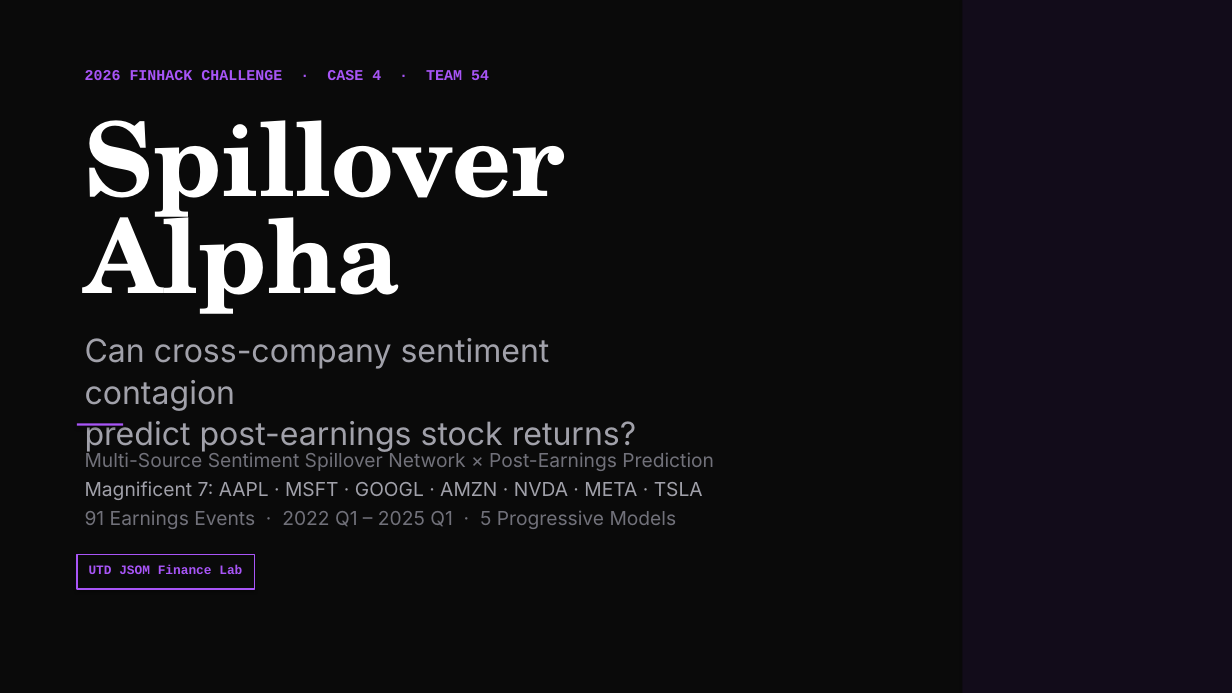
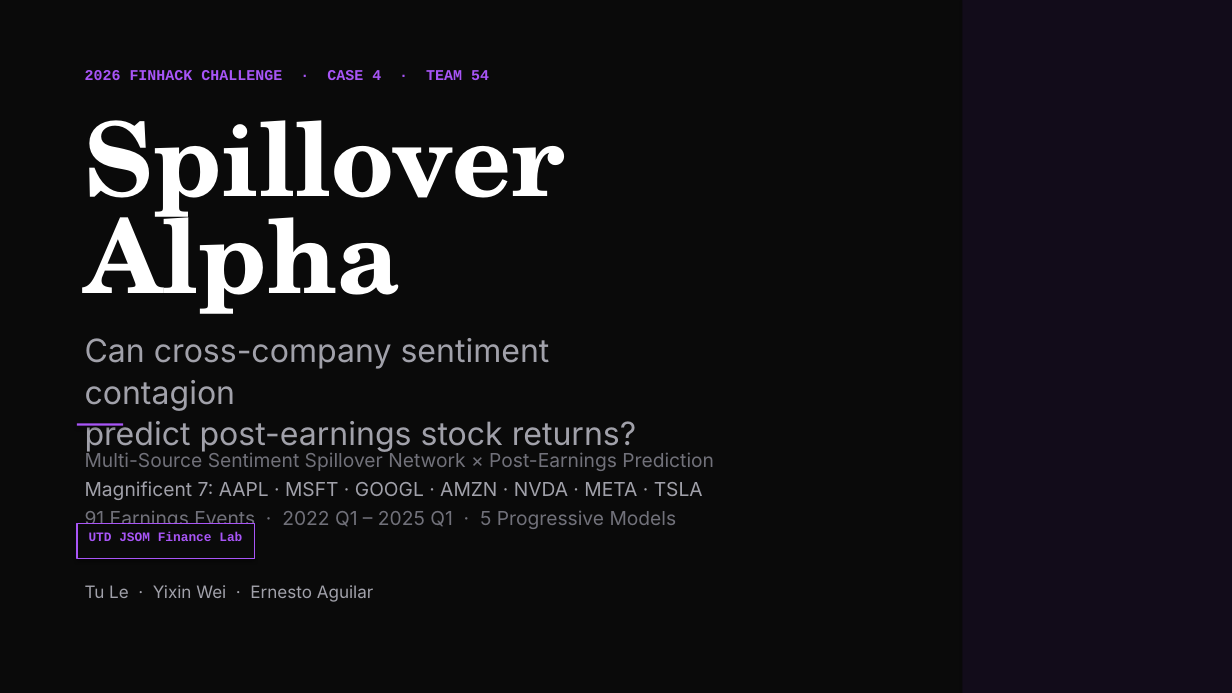
Before and after one commit to Rebas9512/hackathon2026, a slide deck: slide 1 of Spillover_Alpha_Opening.pptx. Drawn at 1232x693 pixels with LibreOffice and Linux fonts; fonts in the diff are those of the drawing. Boxes give left, top, right and bottom in pixels: in the first picture for what was removed or moved away, otherwise in the second. Text is boxed around its words. In the diff, an @@ line names an element or a change of style, - is before the commit and + after.

```diff
--- a/Spillover_Alpha_Opening.pptx
+++ b/Spillover_Alpha_Opening.pptx
@@ text "UTD JSOM Finance Lab": place and size @@
-text "UTD JSOM Finance Lab" at box(89, 565, 242, 574)
+text "UTD JSOM Finance Lab" at box(89, 532, 242, 541)
@@ rectangle: place and size @@
-rectangle at box(77, 554, 254, 589)
+rectangle at box(77, 524, 254, 558)
@@ text added at box(85, 585, 374, 602), 16 pt, text #A1A1AA @@
+Tu Le · Yixin Wei · Ernesto Aguilar
```
Also in this commit, not shown: 4 other files.
